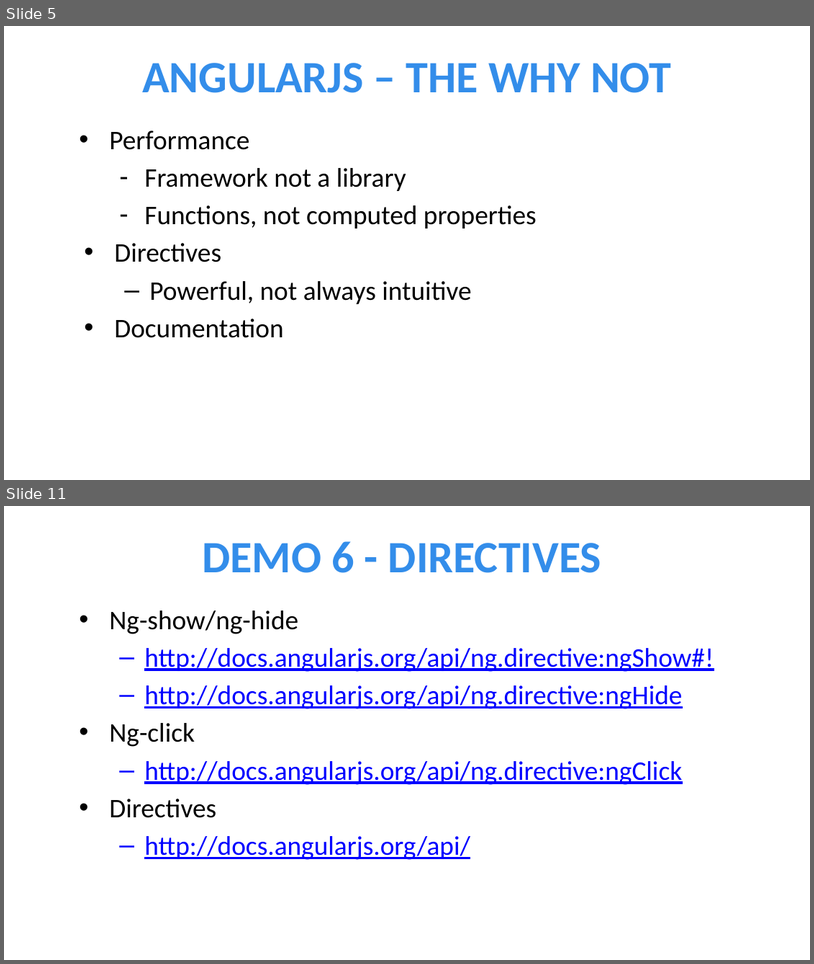
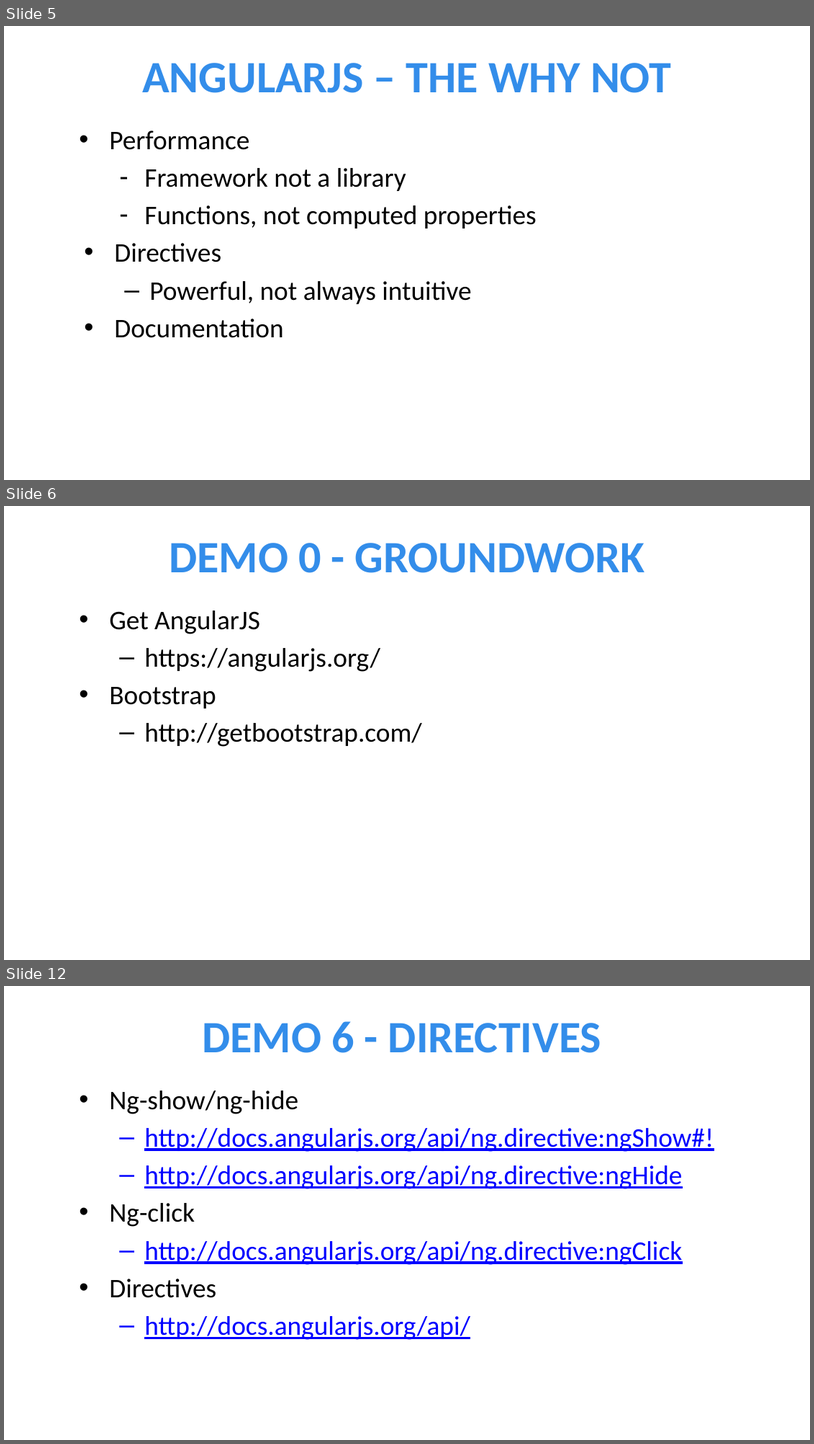
Before and after one commit to jptacek/MadDotNet, a slide deck: PowerPoint/AngularJS.pptx. Shown one above the other, each under a label of ours: slides 5 and 11 before the commit, slides 5, 6 and 12 after it; the slides between them are not shown. The pictures are 814x964 and 814x1444 pixels, drawn with LibreOffice and Linux fonts; fonts in the diff are those of the drawing; background and template pictures are left out. Boxes give left, top, right and bottom in pixels: in the first picture for what was removed or moved away, otherwise in the second. Text is boxed around its words. In the diff, an @@ line names an element or a change of style, - is before the commit and + after.

Commit message:
Update code for demo

```diff
--- a/PowerPoint/AngularJS.pptx
+++ b/PowerPoint/AngularJS.pptx
@@ slide 6 added at (4,506,810,960), background picture (left out) @@
@@ title added at (169,543,646,573), 40 pt, text #338DEA, bold @@
+DEMO 0 - GROUNDWORK
@@ text added at (109,610,422,746), 24 pt, text #000000 @@
+• Get AngularJS
+  – https://angularjs.org/
+• Bootstrap
+  – http://getbootstrap.com/
@@ what was slide 11 is now slide 12 @@
```
Also in this commit, not shown: 5 slides changed, 1 other slide added, 26 other files.
